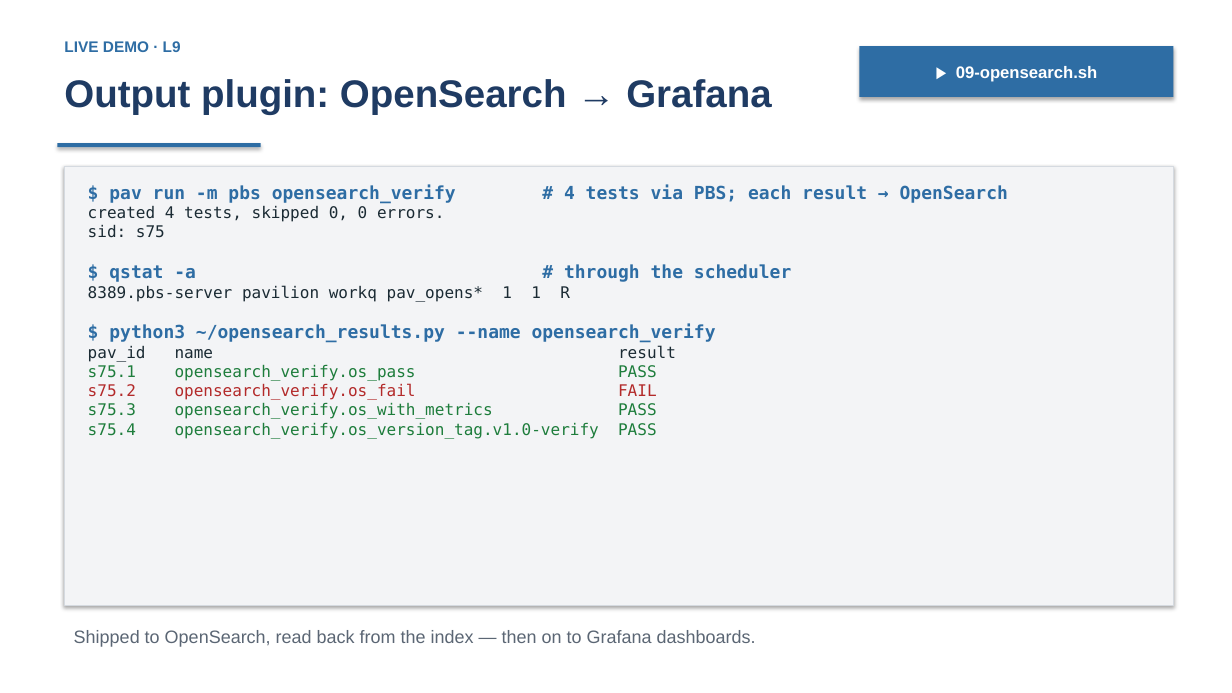
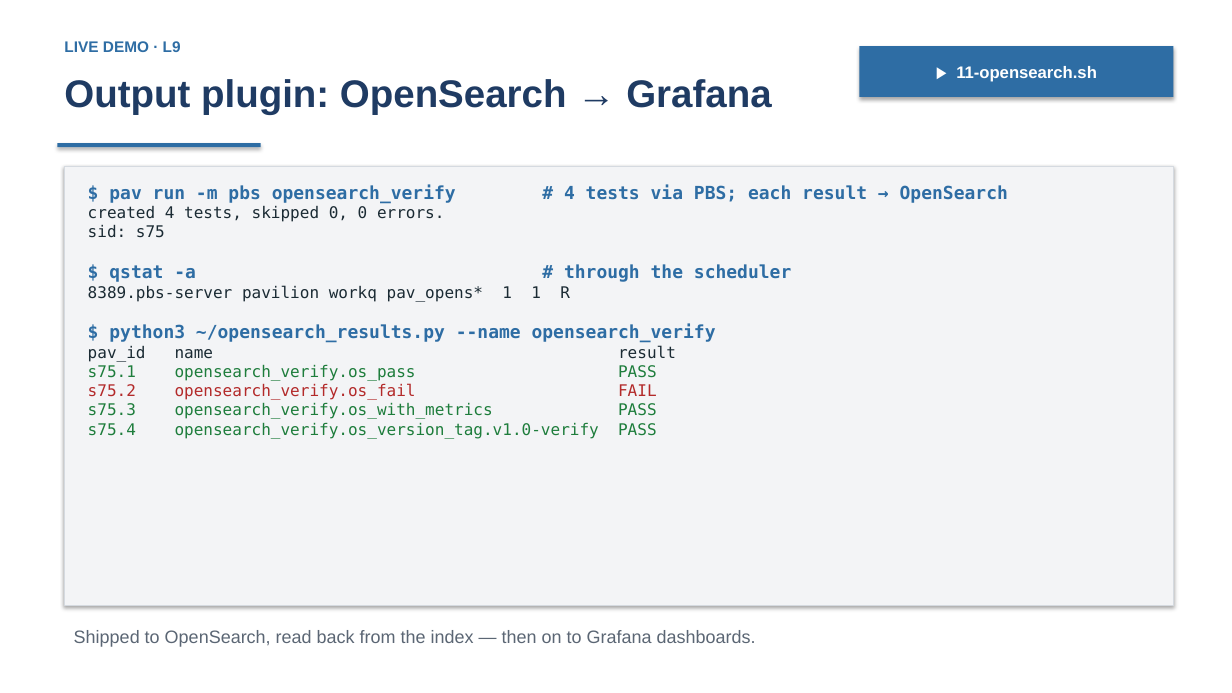
Before and after one commit to curtisecombsjr/pavilion-workshop, a slide deck: slide 47 of deck/pavilion-workshop.pptx. Drawn at 1232x693 pixels with LibreOffice and Linux fonts; fonts in the diff are those of the drawing. Boxes give left, top, right and bottom in pixels: in the first picture for what was removed or moved away, otherwise in the second. Text is boxed around its words. In the diff, an @@ line names an element or a change of style, - is before the commit and + after.

```diff
--- a/deck/pavilion-workshop.pptx
+++ b/deck/pavilion-workshop.pptx
@@ text in rectangle at box(956, 66, 1097, 82): text changed @@
-▶ 09-opensearch.sh
+▶ 11-opensearch.sh
```
Also in this commit, not shown: 13 other slides changed, 16 other files.
